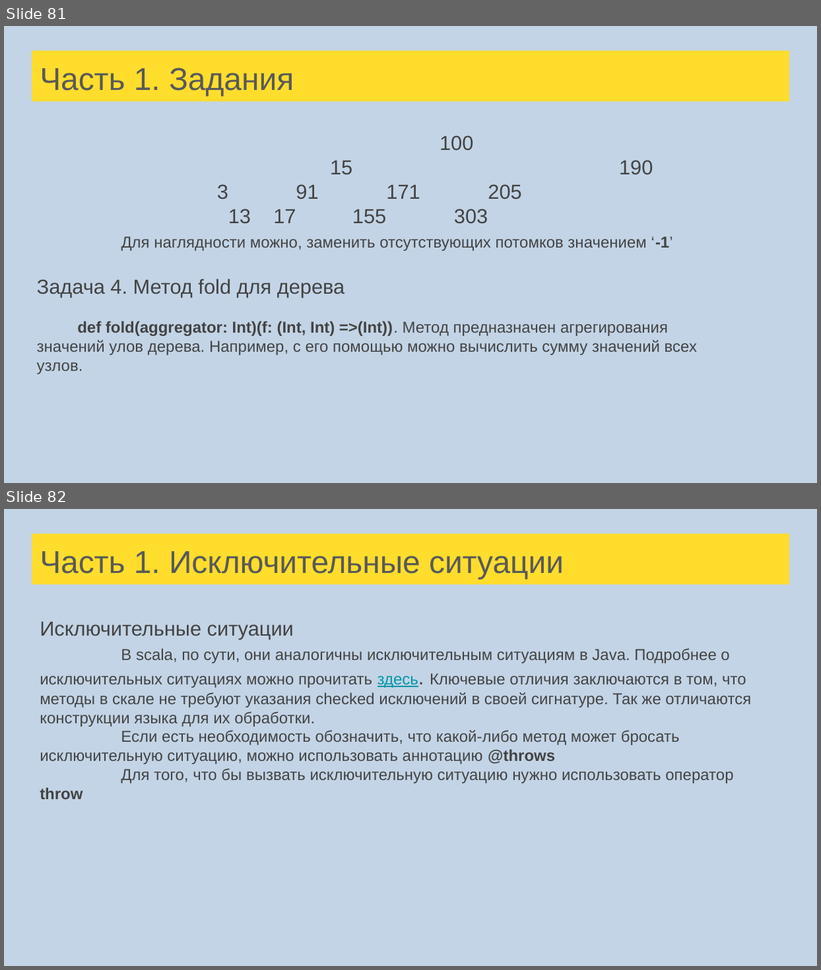
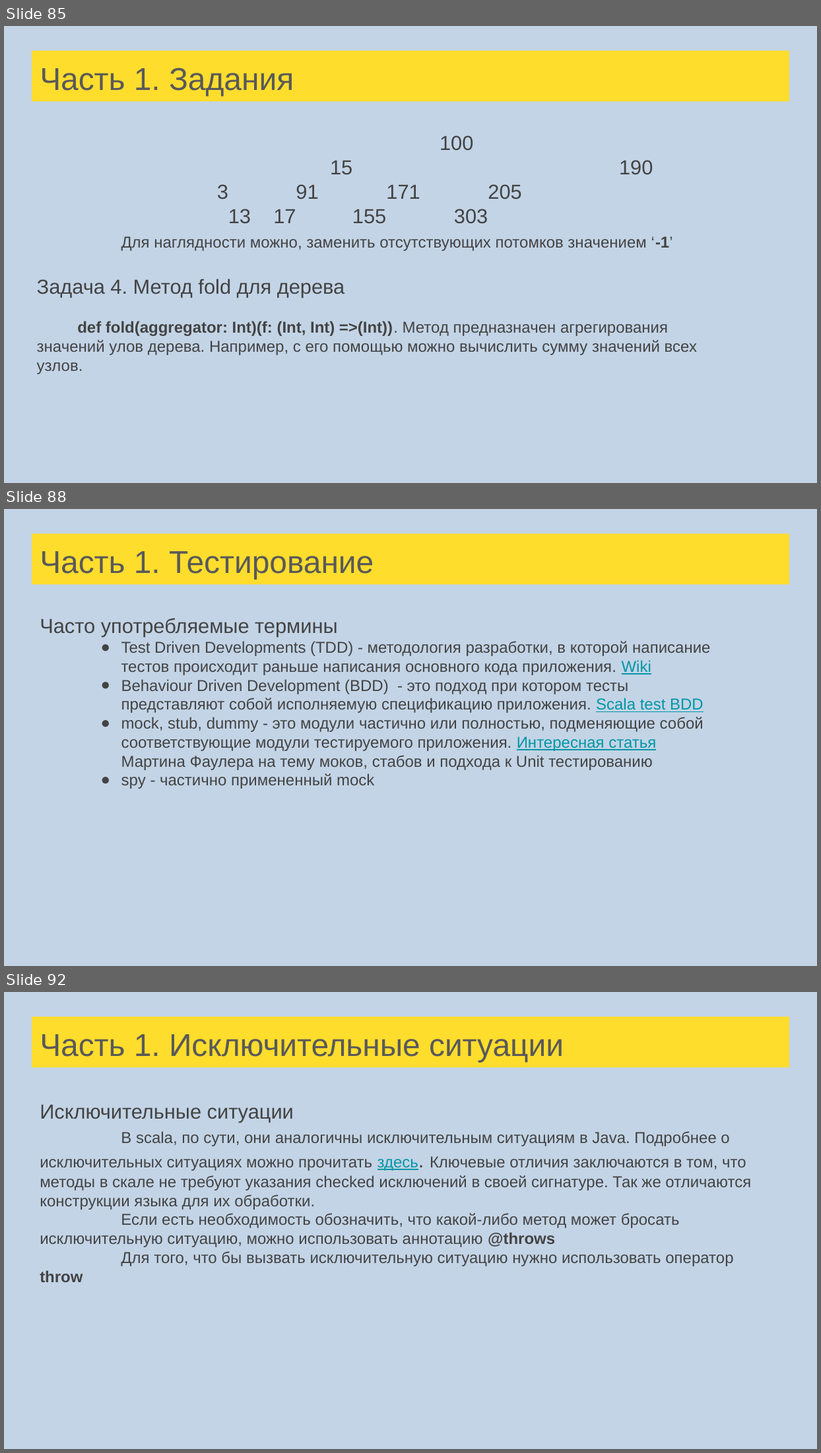
Before and after one commit to cybernetic10/Scala, a slide deck: src/main/resources/Лекции Scala для FinTech.pptx. Shown one above the other, each under a label of ours: slides 81 and 82 before the commit, slides 85, 88 and 92 after it; the slides between them are not shown. The pictures are 821x970 and 821x1453 pixels, drawn with LibreOffice and Linux fonts; fonts in the diff are those of the drawing. Boxes give left, top, right and bottom in pixels: in the first picture for what was removed or moved away, otherwise in the second. Text is boxed around its words. In the diff, an @@ line names an element or a change of style, - is before the commit and + after.

```diff
--- a/src/main/resources/Лекции Scala для FinTech.pptx
+++ b/src/main/resources/Лекции Scala для FinTech.pptx
@@ slide 88 added at bbox=[4, 509, 817, 966], background #C3D4E6 @@
@@ title added at bbox=[32, 533, 789, 585], fill #FFDD2D, 28 pt, text #595959 @@
+Часть 1. Тестирование
@@ text added at bbox=[40, 618, 710, 789], 14 pt, text #434343 @@
+Часто употребляемые термины
+● Test Driven Developments (TDD) - методология разработки, в которой написание тестов происходит раньше написания основного кода приложения. Wiki
+● Behaviour Driven Development (BDD) - это подход при котором тесты представляют собой исполняемую спецификацию приложения. Scala test BDD
+● mock, stub, dummy - это модули частично или полностью, подменяющие собой соответствующие модули тестируемого приложения. Интересная статья Мартина Фаулера на тему моков, стабов и подхода к Unit тестированию
+● spy - частично примененный mock
@@ what was slide 81 is now slide 85 @@
@@ what was slide 82 is now slide 92 @@
```
Also in this commit, not shown: 5 slides changed, 26 other slides added, 1 slide removed, 31 other files.
